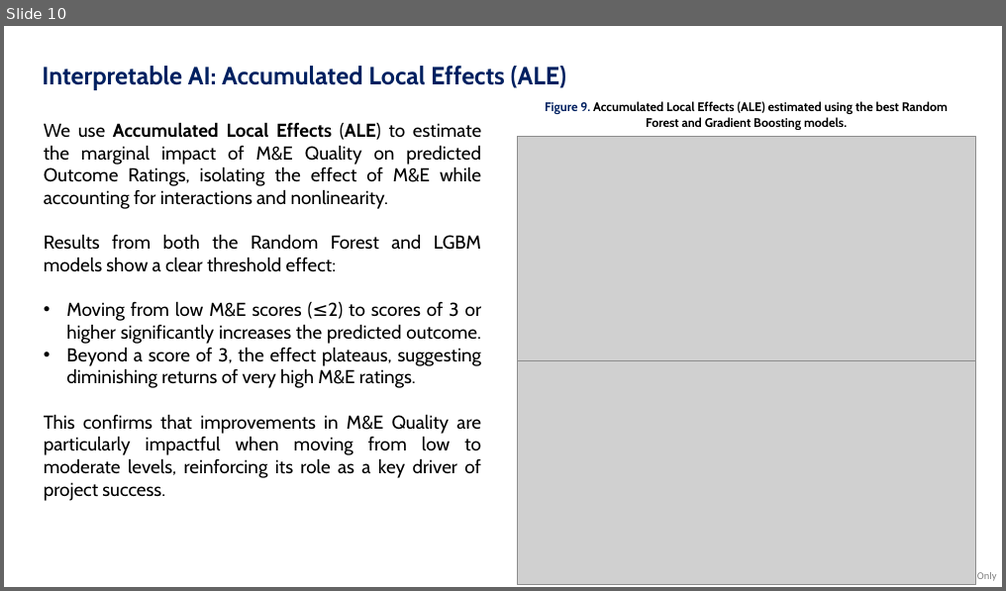
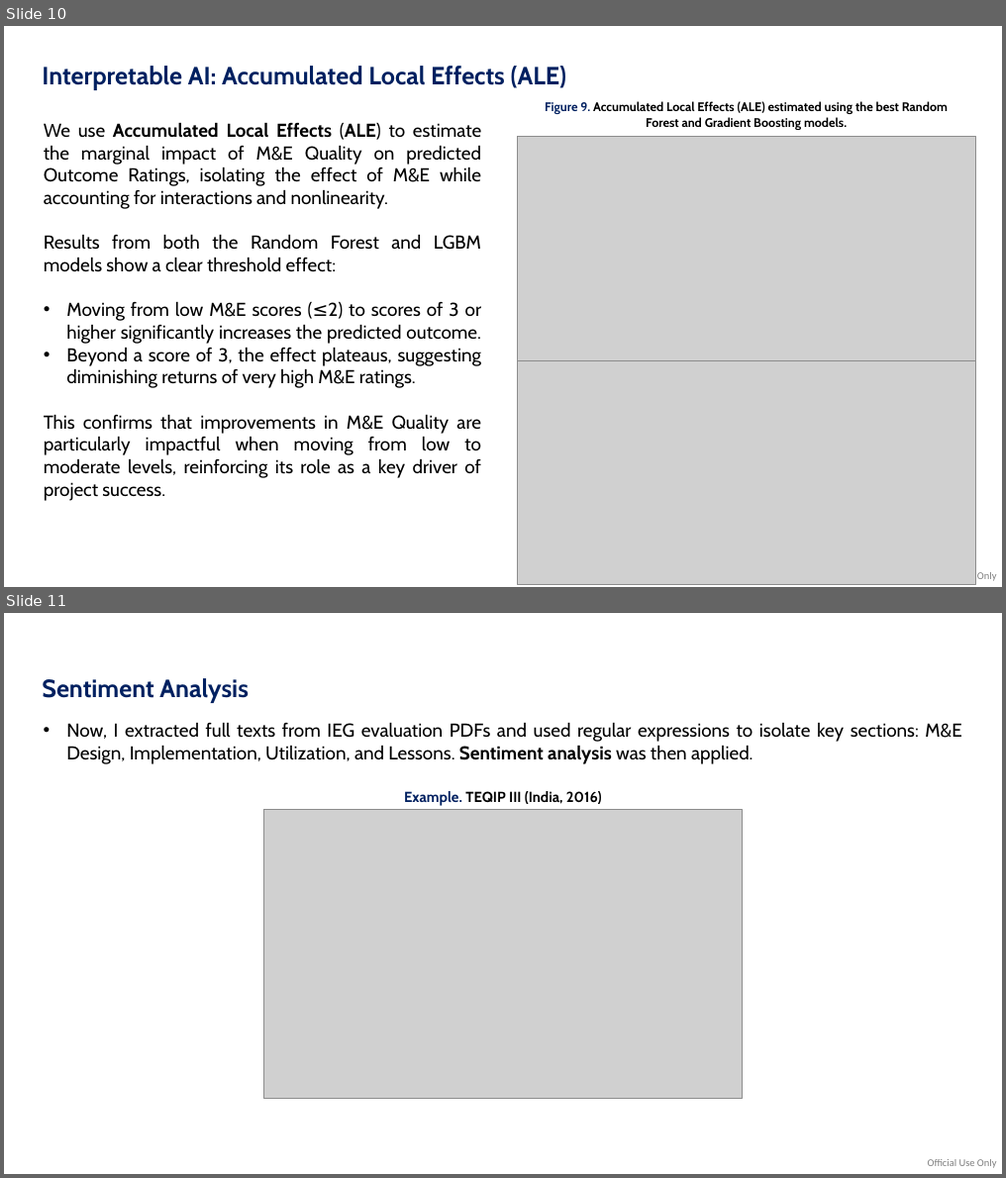
Before and after one commit to diegopaal/IEG-Interview, a slide deck: 3_Outputs/Diego Parra - IEG Interview.pptx. Shown one above the other, each under a label of ours: slide 10 before the commit, slides 10 and 11 after it. The pictures are 1006x591 and 1006x1178 pixels, drawn with LibreOffice and Linux fonts; fonts in the diff are those of the drawing; grey boxes stand for pictures. Boxes give left, top, right and bottom in pixels: in the first picture for what was removed or moved away, otherwise in the second. Text is boxed around its words. In the diff, an @@ line names an element or a change of style, - is before the commit and + after.

```diff
--- a/3_Outputs/Diego Parra - IEG Interview.pptx
+++ b/3_Outputs/Diego Parra - IEG Interview.pptx
@@ slide 11 added at [4, 613, 1002, 1174], background #FFFFFF; not listed: 1 template element that a slide beside it also shows @@
@@ text added at [42, 678, 249, 703], 24 pt, text #002060, bold @@
+Sentiment Analysis
@@ text added at [66, 722, 961, 764], 18 pt, text #000000 @@
+• Now, I extracted full texts from IEG evaluation PDFs and used regular expressions to isolate key sections: M&E Design, Implementation, Utilization, and Lessons. Sentiment analysis was then applied.
@@ picture added at [263, 810, 743, 1098] @@
@@ text added at [404, 791, 602, 806], 14 pt, text #000000, bold @@
+Example. TEQIP III (India, 2016)
```
Also in this commit, not shown: 2 slides changed.
